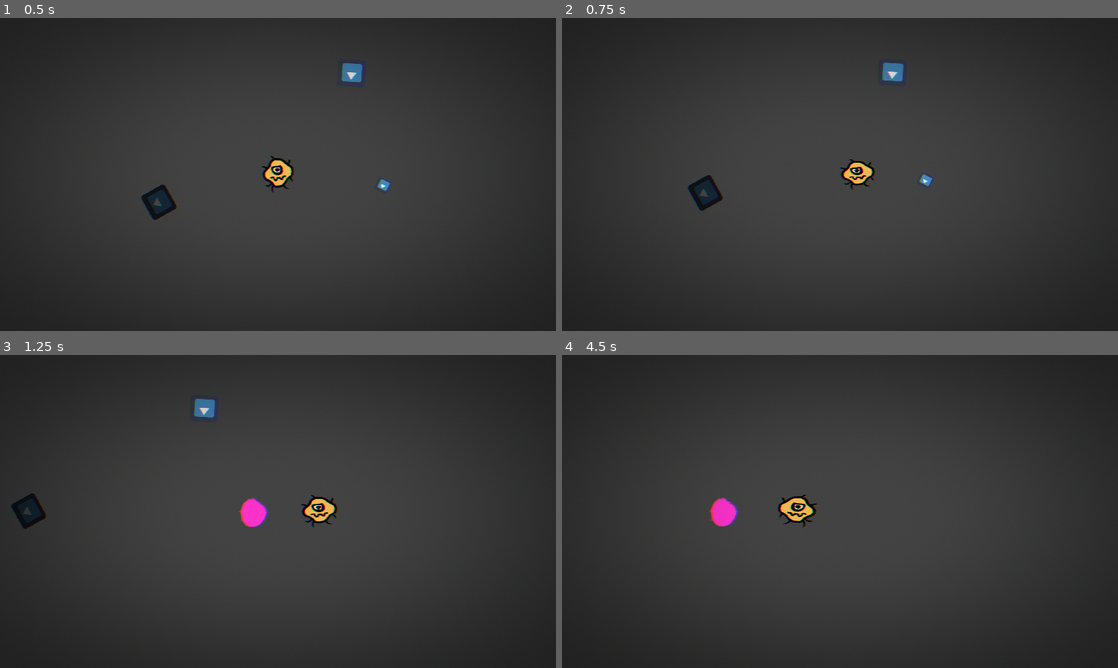
Above: before the commit, frames 1-4 (two rows, left to right).
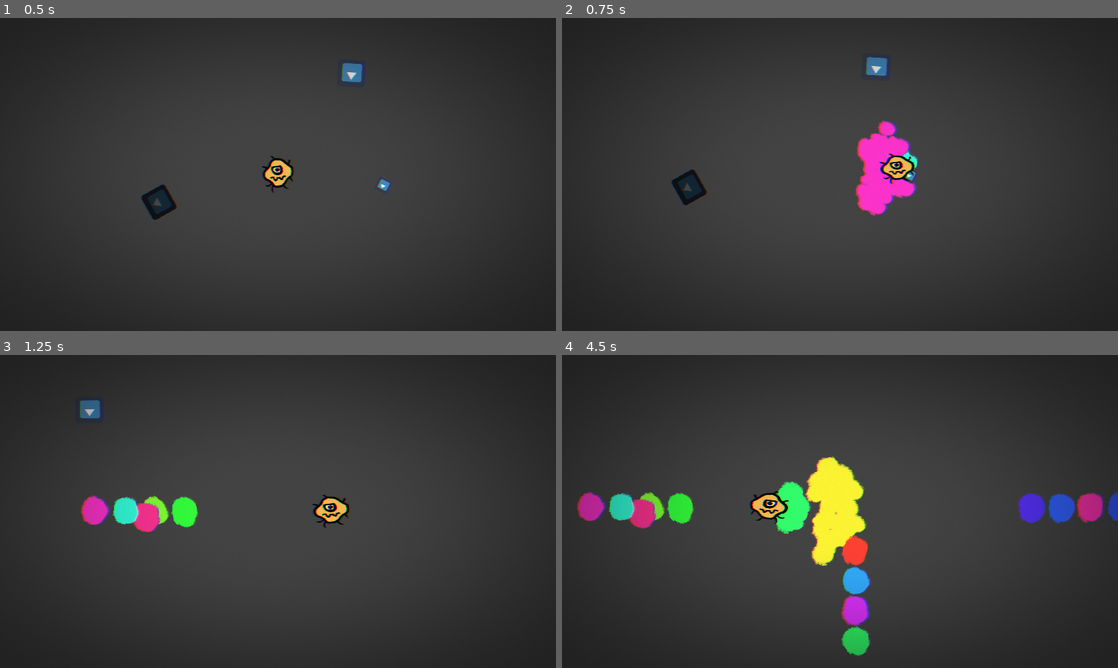
Above: after the commit, the same moments.

Repository: AlexPham0209/DishOut
Game: Godot game, scene res://src/Scenes/Levels/Level.tscn
Two runs of this game, one before a commit and one after it. Both use one fixed random seed, a clock stepped at 60 frames per second and the inputs below. The project has no main scene, so this scene is started directly. The engine's default icon, where the game draws it, is replaced by a stand-in: a white triangle on a blue panel in a dark square.
Inputs:
- Up to frame 1 (0.5 s): no input
- Up to frame 2 (0.75 s): tap Enter at 0.5 s; hold D (Right) from 0.53 s (still down); tap Space (Interact) at 0.6 s
- Up to frame 3 (1.25 s): keep holding D (Right)
- Up to frame 4 (4.5 s): release D (Right) at 1.28 s; hold S (Down) 1.28-2.03 s; tap Space (Interact) every 0.75 s from 1.35 to 4.35 s; hold D (Right) 2.03-2.78 s; hold W (Up) 2.78-3.53 s; hold A (Left) from 3.53 s (still down)

Frame 1 is identical in both runs. In frame 2, 3.7% of the frame differs, in the area x 19-67%, y 12-64%; in frame 3, 3.4%; in frame 4, 8.3%, in the area x 2-100%, y 32-97%.

Commit message:
Implemented Dashing

Diff:
--- /dev/null
+++ b/src/Scenes/Abilities/Ability.tscn
@@ -0,0 +1,6 @@
+[gd_scene load_steps=2 format=3 uid="uid://i5s2yf56455d"]
+
+[ext_resource type="Script" path="res://src/Scripts/Abilities/Ability.gd" id="1_fcpsk"]
+
+[node name="Ability" type="Node2D"]
+script = ExtResource("1_fcpsk")
--- /dev/null
+++ b/src/Scenes/Abilities/BoostAbility.tscn
@@ -0,0 +1,14 @@
+[gd_scene load_steps=3 format=3 uid="uid://swkgx2pi0q3d"]
+
+[ext_resource type="PackedScene" uid="uid://i5s2yf56455d" path="res://src/Scenes/Abilities/Ability.tscn" id="1_gpvem"]
+[ext_resource type="Script" path="res://src/Scripts/Abilities/BoostAbility.gd" id="2_6rvj7"]
+
+[node name="BoostAbility" instance=ExtResource("1_gpvem")]
+script = ExtResource("2_6rvj7")
+boost_speed = 50.0
+
+[node name="Timer" type="Timer" parent="." index="0"]
+wait_time = 0.2
+one_shot = true
+
+[connection signal="timeout" from="Timer" to="." method="_on_timer_timeout"]
--- a/src/Scenes/Amoeba.tscn
+++ b/src/Scenes/Amoeba.tscn
@@ -6,6 +6,7 @@
 [ext_resource type="PackedScene" uid="uid://brjdw3n71x6ib" path="res://src/Scenes/Components/Growth.tscn" id="4_5ivvt"]
 [ext_resource type="PackedScene" uid="uid://tv55ugnq6ijl" path="res://src/Scenes/Components/Invincibility.tscn" id="5_q4afd"]
 [ext_resource type="PackedScene" uid="uid://dsua2mr50l6wm" path="res://src/Scenes/Components/Hurtbox.tscn" id="5_rt8d0"]
+[ext_resource type="PackedScene" uid="uid://swkgx2pi0q3d" path="res://src/Scenes/Abilities/BoostAbility.tscn" id="7_ydkoi"]
 
 [sub_resource type="RectangleShape2D" id="RectangleShape2D_ul07s"]
 size = Vector2(32, 38)
@@ -48,10 +49,11 @@
 "Walk": SubResource("Animation_hxeeq")
 }
 
-[node name="Amoeba" type="CharacterBody2D"]
+[node name="Amoeba" type="CharacterBody2D" node_paths=PackedStringArray("ability")]
 script = ExtResource("1_3xfsd")
 cam_growth_rate = 0.005
 scale_growth_rate = 0.075
+ability = NodePath("Abilities/BoostAbility")
 
 [node name="Sprite" type="Sprite2D" parent="."]
 scale = Vector2(0.25, 0.25)
@@ -88,6 +90,13 @@
 [node name="CollisionShape2D" parent="Hurtbox" index="0"]
 position = Vector2(0, -1)
 
+[node name="Abilities" type="Node2D" parent="."]
+
+[node name="BoostAbility" parent="Abilities" instance=ExtResource("7_ydkoi")]
+scale = Vector2(1, 0.971408)
+boost_speed = 700.0
+
 [connection signal="take_damage" from="Hurtbox" to="." method="damage"]
 
 [editable path="Hurtbox"]
+[editable path="Abilities/BoostAbility"]
--- a/src/Scenes/Enemy/Cell.tscn
+++ b/src/Scenes/Enemy/Cell.tscn
@@ -98,6 +98,4 @@
 "": SubResource("AnimationLibrary_u65de")
 }
 
-[connection signal="area_entered" from="Hurtbox" to="." method="player_enter"]
-[connection signal="area_exited" from="Hurtbox" to="." method="player_exit"]
 [connection signal="take_damage" from="Hurtbox" to="." method="damage"]
--- a/src/Scenes/Enemy/Splitter.tscn
+++ b/src/Scenes/Enemy/Splitter.tscn
@@ -7,6 +7,7 @@
 
 [node name="Splitter" instance=ExtResource("1_wdi83")]
 scale = Vector2(0.5, 0.5)
+growth_rate = 0.05
 
 [node name="Sight" parent="." index="2" node_paths=PackedStringArray("entity", "state_machine") instance=ExtResource("2_0njqb")]
 entity = NodePath("..")
--- a/src/Scenes/Levels/Level.tscn
+++ b/src/Scenes/Levels/Level.tscn
@@ -1,11 +1,20 @@
-[gd_scene load_steps=9 format=3 uid="uid://dvt6tmyt3u46e"]
+[gd_scene load_steps=11 format=3 uid="uid://dvt6tmyt3u46e"]
 
 [ext_resource type="Shader" path="res://src/Shaders/Vignette.gdshader" id="1_pwt6p"]
 [ext_resource type="PackedScene" uid="uid://c0utwiykrhy5g" path="res://src/Scenes/Amoeba.tscn" id="2_7tf01"]
 [ext_resource type="PackedScene" uid="uid://dni3h0123ehkk" path="res://src/Scenes/Enemy/Spawner.tscn" id="2_e6vjr"]
 [ext_resource type="Shader" path="res://src/Shaders/ChromaticAberration.gdshader" id="2_xsx4r"]
 [ext_resource type="PackedScene" uid="uid://uv30qc2qalff" path="res://src/Scenes/Enemy/Splitter.tscn" id="3_q2wcw"]
+[ext_resource type="Shader" path="res://src/Shaders/Dash.gdshader" id="5_j72a0"]
 [ext_resource type="PackedScene" uid="uid://svqfj24tt0ep" path="res://src/Scenes/Enemy/Grower.tscn" id="5_y1d1x"]
+
+[sub_resource type="ShaderMaterial" id="ShaderMaterial_gbqte"]
+shader = ExtResource("5_j72a0")
+shader_parameter/opacity = null
+shader_parameter/r = 2.88
+shader_parameter/g = 2.0
+shader_parameter/b = 2.0
+shader_parameter/mix_color = 0.5
 
 [sub_resource type="ShaderMaterial" id="ShaderMaterial_lhn4t"]
 shader = ExtResource("1_pwt6p")
@@ -27,12 +36,25 @@
 
 [node name="Splitter" parent="Enemies" instance=ExtResource("3_q2wcw")]
 position = Vector2(422, 58)
+growth_rate = 0.15
 
 [node name="Spawner" parent="Enemies" instance=ExtResource("2_e6vjr")]
 position = Vector2(185, 228)
+growth_rate = 0.15
 
 [node name="Grower" parent="Enemies" instance=ExtResource("5_y1d1x")]
 position = Vector2(456, 198)
+growth_rate = 0.15
+
+[node name="Amoeba" parent="." instance=ExtResource("2_7tf01")]
+material = SubResource("ShaderMaterial_gbqte")
+position = Vector2(311, 174)
+friction = 15.0
+cam_growth_rate = 0.01
+scale_growth_rate = 0.15
+
+[node name="Growth" parent="Amoeba" index="4"]
+value = 1
 
 [node name="Effects" type="CanvasLayer" parent="."]
 
@@ -57,14 +79,23 @@
 offset_bottom = 360.0
 color = Color(0.266575, 0.266575, 0.266575, 1)
 
-[node name="Amoeba" parent="." instance=ExtResource("2_7tf01")]
-position = Vector2(311, 174)
-cam_growth_rate = 0.01
-scale_growth_rate = 0.15
+[node name="UI" type="CanvasLayer" parent="."]
 
-[node name="Growth" parent="Amoeba" index="4"]
-value = 1
+[node name="Control" type="Control" parent="UI"]
+layout_mode = 3
+anchors_preset = 0
+offset_right = 640.0
+offset_bottom = 360.0
+
+[node name="RichTextLabel" type="RichTextLabel" parent="UI/Control"]
+layout_mode = 0
+offset_right = 153.0
+offset_bottom = 40.0
+
+[connection signal="area_entered" from="Enemies/Splitter/Hurtbox" to="Enemies/Splitter" method="player_enter"]
+[connection signal="area_exited" from="Enemies/Splitter/Hurtbox" to="Enemies/Splitter" method="player_exit"]
 
 [editable path="Enemies/Splitter"]
 [editable path="Amoeba"]
 [editable path="Amoeba/Hurtbox"]
+[editable path="Amoeba/Abilities/BoostAbility"]
--- a/src/Scenes/TestScene/TestLevel.tscn
+++ b/src/Scenes/TestScene/TestLevel.tscn
@@ -23,3 +23,4 @@
 [editable path="Cell"]
 [editable path="Amoeba"]
 [editable path="Amoeba/Hurtbox"]
+[editable path="Amoeba/Abilities/BoostAbility"]
--- /dev/null
+++ b/src/Scenes/Trail/Trail.tscn
@@ -0,0 +1,14 @@
+[gd_scene load_steps=3 format=3 uid="uid://c6jd0d7i1m1ko"]
+
+[ext_resource type="Script" path="res://src/Scripts/Trail/Trail.gd" id="1_4lcs1"]
+[ext_resource type="PackedScene" uid="uid://b8yujopof8a6l" path="res://src/Scenes/Blood.tscn" id="2_e7bj6"]
+
+[node name="Trail" type="Node2D"]
+script = ExtResource("1_4lcs1")
+texture = ExtResource("2_e7bj6")
+
+[node name="Timer" type="Timer" parent="."]
+wait_time = 0.05
+autostart = true
+
+[connection signal="timeout" from="Timer" to="." method="_on_timeout"]
--- /dev/null
+++ b/src/Scripts/Abilities/Ability.gd
@@ -0,0 +1,10 @@
+class_name Ability
+extends Node2D
+
+var entity
+
+func execute():
+	pass
+
+func finished():
+	pass
--- /dev/null
+++ b/src/Scripts/Abilities/BoostAbility.gd
@@ -0,0 +1,33 @@
+class_name BoostAbility
+extends Ability
+
+@export var boost_speed : float
+var dashing : bool
+
+@onready var timer : Timer = $Timer
+@onready var spawner : PackedScene = preload("res://src/Scenes/Trail/Trail.tscn")
+var instance : Node2D = null
+
+func execute():
+	if dashing or entity.direction == Vector2.ZERO:
+		return
+
+	dashing = true
+	entity.dashing = true
+	entity.speed = boost_speed
+	entity.velocity = entity.direction * boost_speed
+	entity.camera.screen_shake()
+
+	instance = spawner.instantiate()
+	#instance.position = Vector2.ZERO
+	entity.add_child(instance)
+	timer.start()
+
+
+func _on_timer_timeout() -> void:
+	dashing = false
+	entity.dashing = false
+	entity.speed = entity.start_speed
+	instance.queue_free()
+	instance = null
+	finished()
--- a/src/Scripts/Cells/Amoeba.gd
+++ b/src/Scripts/Cells/Amoeba.gd
@@ -6,6 +6,8 @@
 @onready var growth : Growth = $Growth
 @onready var camera = $Camera2D
 
+var start_speed : float
+var direction : Vector2
 @export var speed : float = 300
 @export var acceleration : float = 25
 @export var friction : float = 10
@@ -14,10 +16,11 @@
 @export var cam_growth_rate : float = 0.5
 @export var scale_growth_rate : float = 1
 @export var min : float
-
+@export var ability : Ability
 
 var start_scale : Vector2
 var start_zoom : Vector2
+var dashing : bool = false
 
 signal notify_cells
 
@@ -25,22 +28,30 @@
 var rotate_tween : Tween
 
 func _ready() -> void:
+	start_speed = speed
 	start_scale = scale
 	start_zoom = camera.zoom
 	scale = start_scale + (growth.get_vector() * scale_growth_rate)
 	camera.zoom = (start_zoom - (growth.get_vector() * cam_growth_rate)).clamp(Vector2(min, min), Vector2.ONE)
 	Global.player = self
+	ability.entity = self
 
 
 func _physics_process(delta: float) -> void:
+	if Input.is_action_just_pressed("Interact"):
+		ability.execute()
+
 	self.move()
 	self.move_and_slide()
 
 func move():
+	if dashing:
+		return
+
 	var x = Input.get_axis("Left", "Right")
 	var y = Input.get_axis("Up", "Down")
 
-	var direction = Vector2(x, y)
+	direction = Vector2(x, y)
 
 	#Add friction and acceleration
 	if direction.length() != 0:
--- a/src/Scripts/Components/Hurtbox.gd
+++ b/src/Scripts/Components/Hurtbox.gd
@@ -17,7 +17,3 @@
 
 	take_damage.emit()
 	invincibility.start_invincibility()
-
-
-func _on_area_entered(area: Area2D) -> void:
-	print("ENTER PLEASE")
--- /dev/null
+++ b/src/Scripts/Trail/Trail.gd
@@ -0,0 +1,10 @@
+extends Node2D
+
+@export var texture : PackedScene
+
+
+func _on_timeout() -> void:
+	var instance = texture.instantiate()
+	instance.global_position = self.global_position
+	get_tree().current_scene.add_child(instance)
+	get_tree().current_scene.move_child(instance, 0)
--- /dev/null
+++ b/src/Shaders/Dash.gdshader
@@ -0,0 +1,23 @@
+shader_type canvas_item;
+uniform float opacity;
+uniform float r;
+uniform float g;
+uniform float b;
+uniform float mix_color;
+
+void vertex() {
+
+}
+
+void fragment() {
+	// Se llama así por cada píxel en el que el material es visible.
+	vec4 texture_color = texture(TEXTURE, UV);
+	if (texture_color.a != 0.0)
+		COLOR = vec4(mix(texture_color.rgb, vec3(r,g,b), mix_color), opacity);
+}
+
+void light() {
+	// Se llama para cada píxel de cada luz que afecta al CanvasItem.
+	float cNdotL = max(1.0, dot(NORMAL, LIGHT_DIRECTION));
+	LIGHT = vec4(LIGHT_COLOR.rgb * COLOR.rgb * LIGHT_ENERGY * cNdotL, LIGHT_COLOR.a);
+}
Not shown: 1 places in src/Scenes/Amoeba.tscn that only renumber resources
